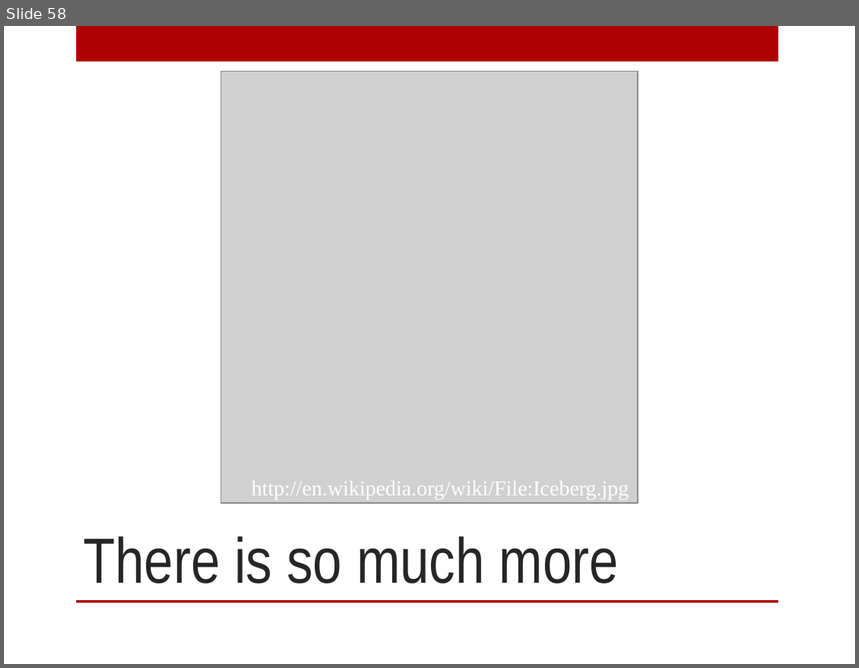
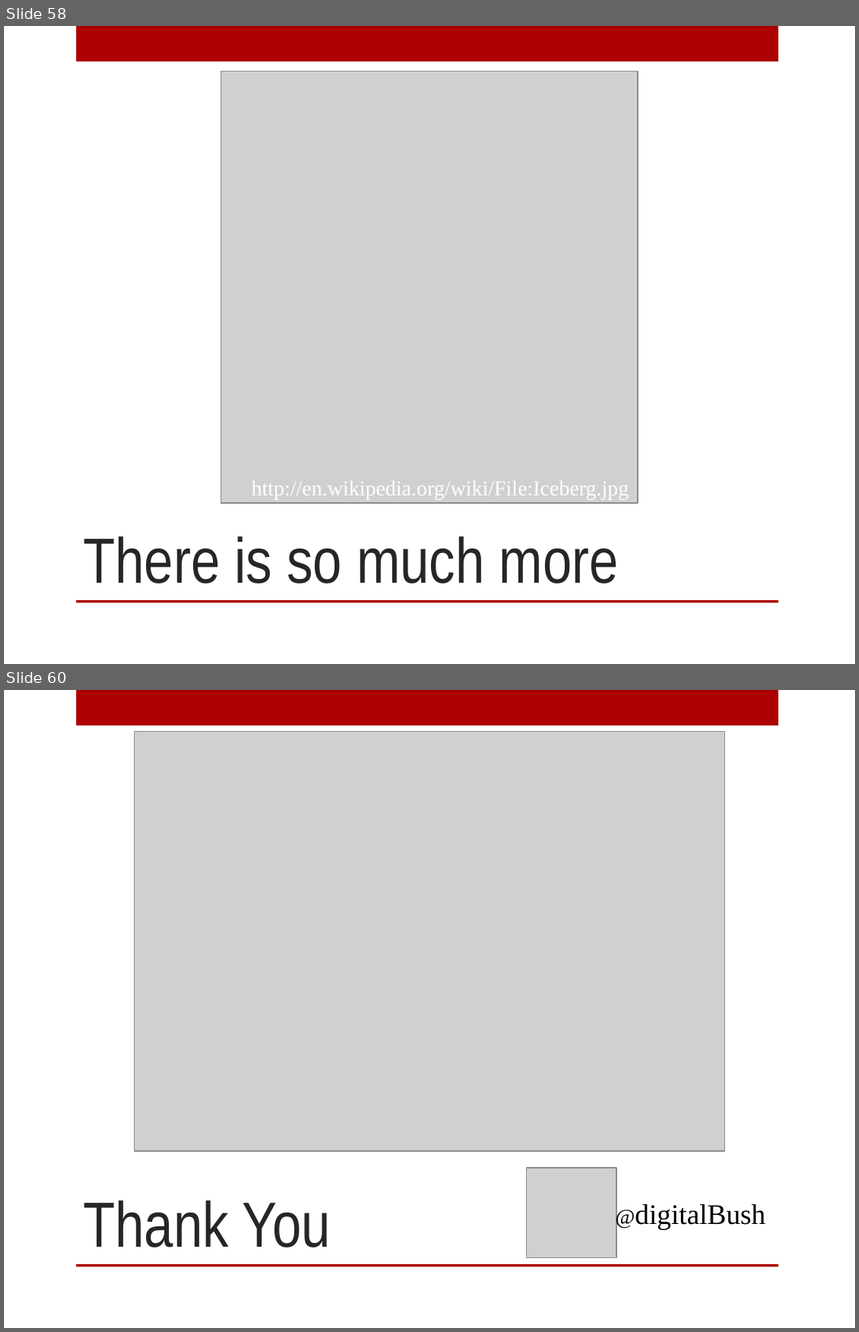
Before and after one commit to digitalBush/nosql-smackdown-talk, a slide deck: nosql-smackdown.pptx. Shown one above the other, each under a label of ours: slide 58 before the commit, slides 58 and 60 after it; the slides between them are not shown. The pictures are 859x668 and 859x1332 pixels, drawn with LibreOffice and Linux fonts; fonts in the diff are those of the drawing; grey boxes stand for pictures. Boxes give left, top, right and bottom in pixels: in the first picture for what was removed or moved away, otherwise in the second. Text is boxed around its words. In the diff, an @@ line names an element or a change of style, - is before the commit and + after.

```diff
--- a/nosql-smackdown.pptx
+++ b/nosql-smackdown.pptx
@@ slide 60 added at (4, 690, 855, 1328), background #FFFFFF; not listed: 2 template elements that a slide beside it also shows @@
@@ picture added at (134, 732, 725, 1151) @@
@@ picture added at (527, 1168, 617, 1258) @@
@@ title added at (84, 1201, 331, 1248), 54 pt, text #262626 @@
+Thank You
@@ text added at (635, 1205, 766, 1230), 24 pt, text #000000 @@
+@digitalBush
```
Also in this commit, not shown: 8 slides changed.
